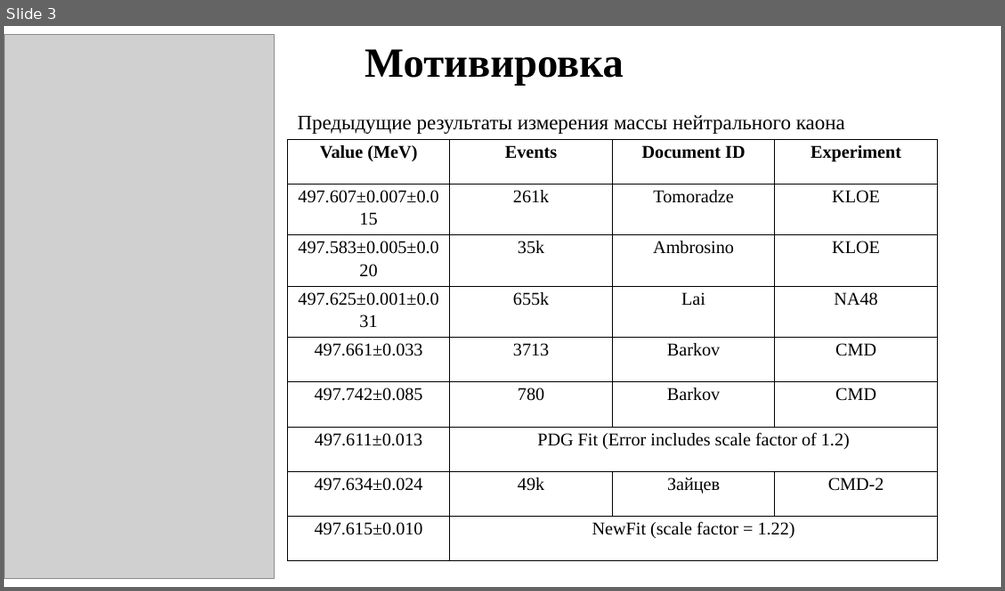
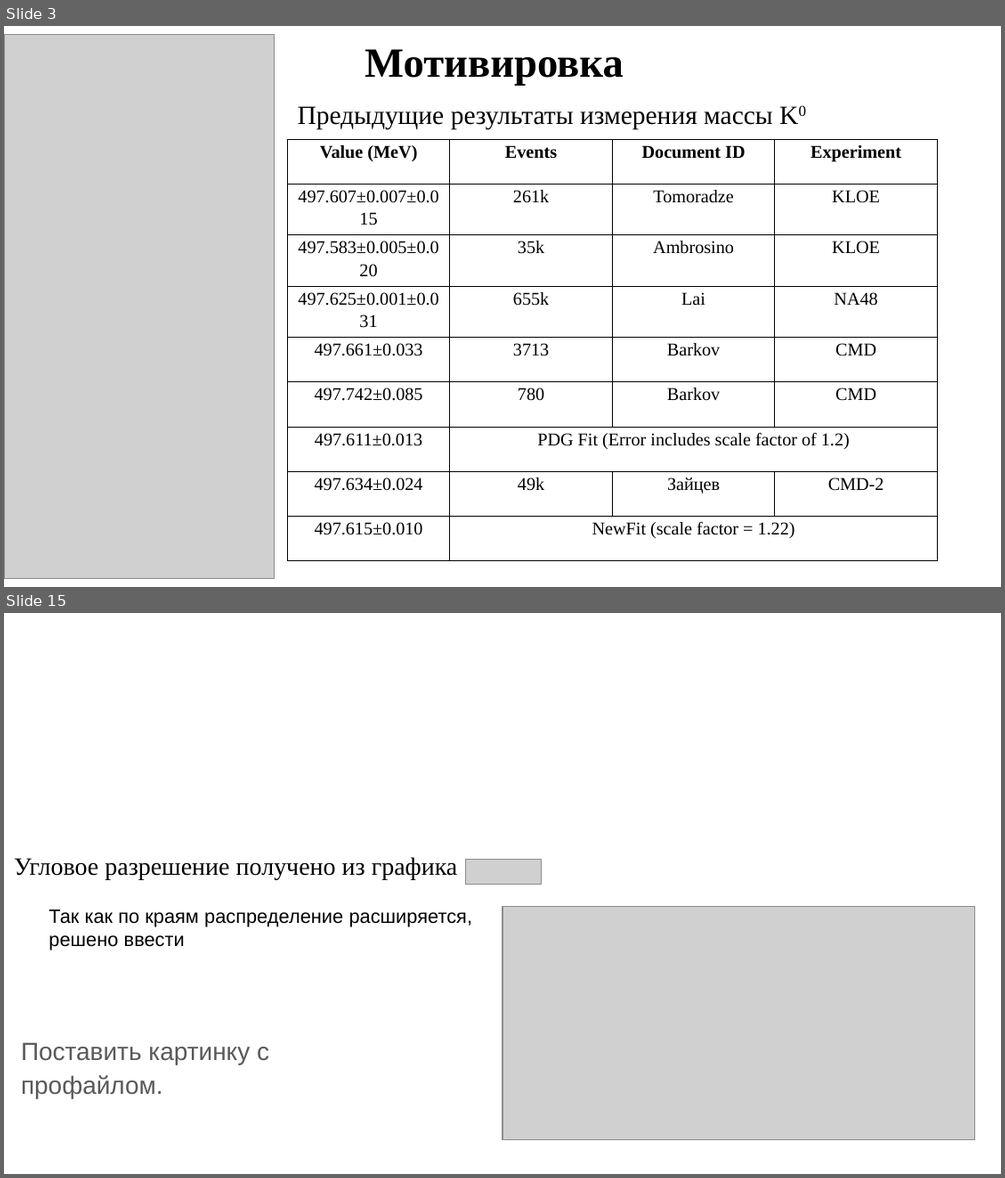
Before and after one commit to AliensWithdrawPeople/KaonMassMeasure, a slide deck: presentation and text/Семинар КМД.pptx. Shown one above the other, each under a label of ours: slide 3 before the commit, slides 3 and 15 after it; the slides between them are not shown. The pictures are 1005x591 and 1005x1178 pixels, drawn with LibreOffice and Linux fonts; fonts in the diff are those of the drawing; grey boxes stand for pictures. Boxes give left, top, right and bottom in pixels: in the first picture for what was removed or moved away, otherwise in the second. Text is boxed around its words. In the diff, an @@ line names an element or a change of style, - is before the commit and + after.

```diff
--- a/presentation and text/Семинар КМД.pptx
+++ b/presentation and text/Семинар КМД.pptx
@@ slide 15 added at (4, 613, 1001, 1174), background #FFFFFF @@
@@ text added at (14, 857, 458, 880), 18 pt, text #000000 @@
+Угловое разрешение получено из графика
@@ picture added at (466, 860, 542, 884) @@
@@ picture added at (502, 906, 975, 1139) @@
@@ text added at (48, 909, 473, 950), 14 pt, text #000000 @@
+Так как по краям распределение расширяется, решено ввести
@@ text added at (21, 1042, 269, 1099), 18 pt, text #595959 @@
+Поставить картинку с профайлом.
@@ slide 3 changed as well @@
@@ text at (298, 106, 773, 129): text changed; size 14.8 to 19 pt @@
-‌Предыдущие результаты измерения массы нейтрального каона
+‌Предыдущие результаты измерения массы K0
```
Also in this commit, not shown: 3 other slides changed, 12 other slides added, 1 slide removed.
